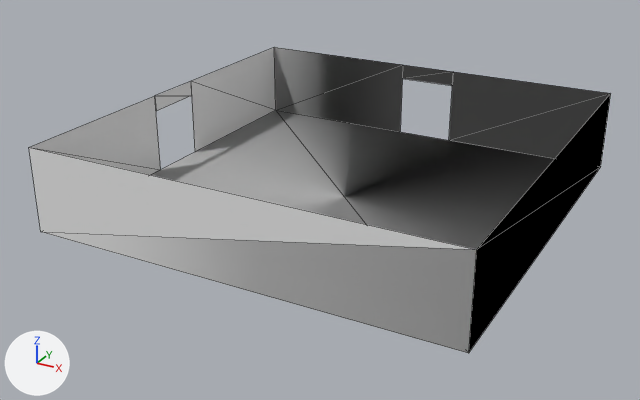
A saved change to the OBJ model assets/rooms/room_10.obj.
Camera for both pictures: a 50 mm lens placed at (0.901, -1.761, 0.857), pointed at (-0.032, -0.063, 0.009). Arrows for +X, +Y and +Z are at lower left; the lights stay in place. The picture after the commit comes second. Mesh edges are drawn as thin lines. Where no turn or scale is listed for an object, it has been applied to the vertices. Vertices at exactly the same position are counted once.

The older version as bpy lines, for what is in view:
```python
me_room_10 = bpy.data.meshes.new('room_10')
me_room_10.from_pydata(...)  # 20 vertices, 18 faces; spans x -0.5..0.5, y -0.5..0.5, z 0.0..0.2
# faces by material slot: [2, 16]
me_room_10.materials.append(mat_floor)  # white #e7e7e7
me_room_10.materials.append(mat_interior)  # white #e7e7e7
ob_room_10 = bpy.data.objects.new('room_10', me_room_10)
ob_room_10.location = (0.0, 0.0, 0.0)
```
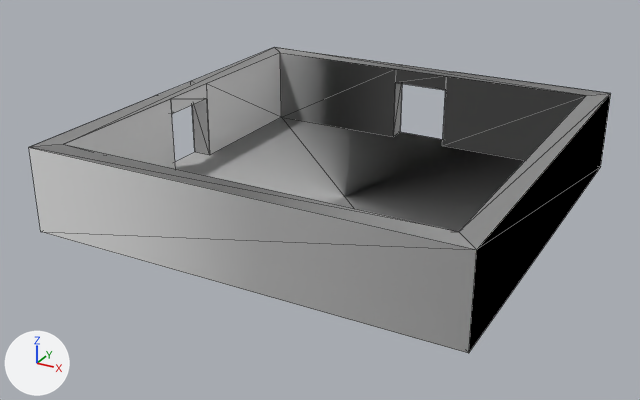
What the commit changed:
Material 'exterior' (mat_exterior) is new.
Its base color is (0.8, 0.8, 0.8) (white #e7e7e7).
Its roughness is 1.0.
me_room_10 is used by ob_room_10; location (0.0, 0.0, 0.0).
me_room_10 had 20 vertices, 18 faces and spanned x -0.5..0.5, y -0.5..0.5, z 0.0..0.2.
me_room_10 now has 40 vertices, 54 faces and spans x -0.5..0.5, y -0.5..0.5, z 0.0..0.2.
Part 1, on me_room_10:
20 vertices are added at x -0.45..0.45, y -0.45..0.45, z 0.0..0.2.
28 new faces join them, mat_interior (white #e7e7e7).
8 new faces join them, mat_exterior (white #e7e7e7).
me_room_10 gains material mat_exterior (white #e7e7e7).

What differs and where, as boxes (x1, y1, x2, y2) in the pictures (640 x 400 px):
part 1 of me_room_10, added
    after: (30, 47, 611, 250)
